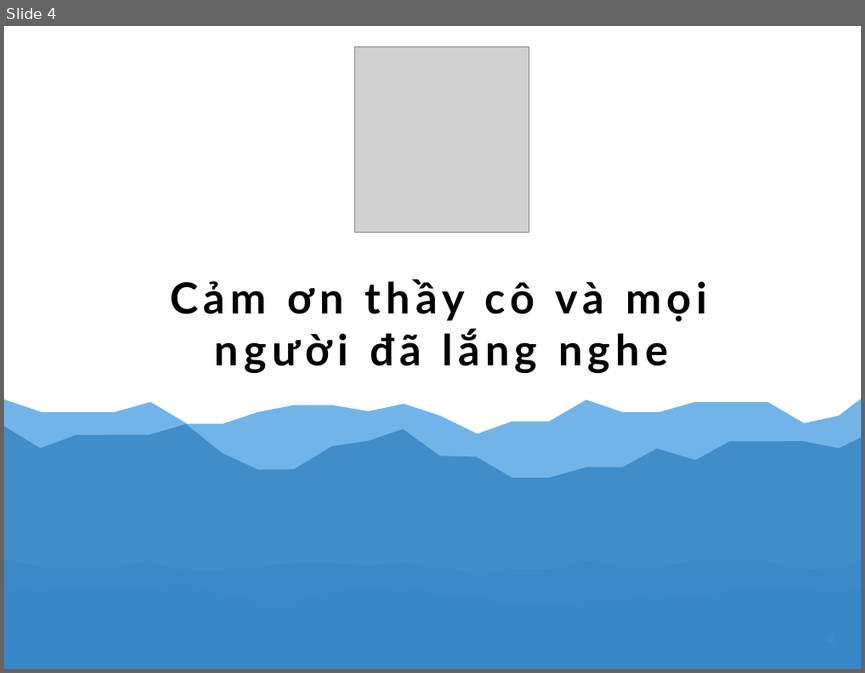
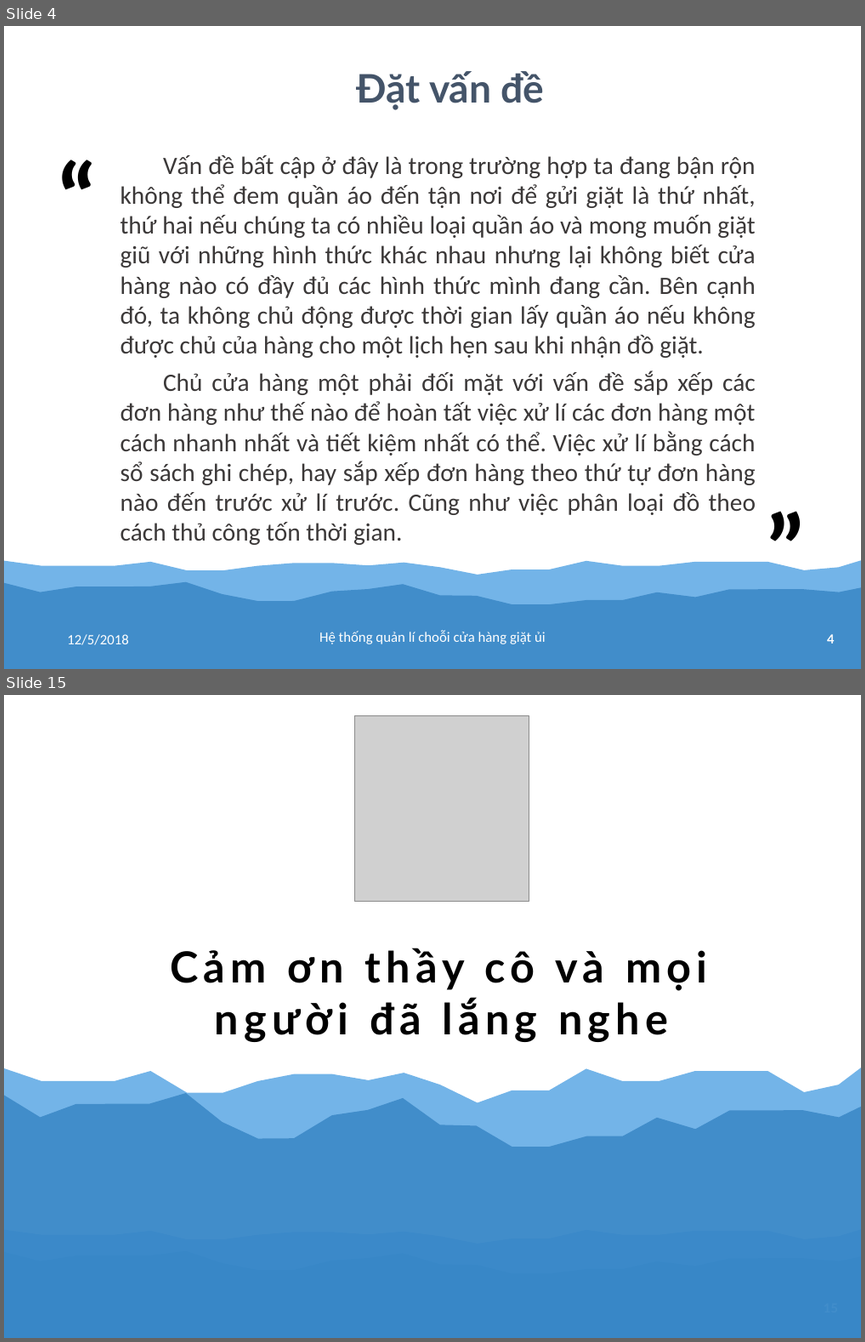
Before and after one commit to tranhoanghuan/Lu-n-v-n, a slide deck: baoCao/bao_cao.pptx. Shown one above the other, each under a label of ours: slide 4 before the commit, slides 4 and 15 after it; the slides between them are not shown. The pictures are 865x673 and 865x1342 pixels, drawn with LibreOffice and Linux fonts; fonts in the diff are those of the drawing; grey boxes stand for pictures. Boxes give left, top, right and bottom in pixels: in the first picture for what was removed or moved away, otherwise in the second. Text is boxed around its words. In the diff, an @@ line names an element or a change of style, - is before the commit and + after.

```diff
--- a/baoCao/bao_cao.pptx
+++ b/baoCao/bao_cao.pptx
@@ slide 4 added at <box>4,26,861,669</box>, background #FFFFFF; not listed: 2 template elements that a slide beside it also shows @@
@@ text added at <box>357,71,545,110</box>, 66 pt, text #445469, bold @@
+Đặt vấn đề
@@ text added at <box>52,132,105,256</box>, 166 pt, text #000000, bold @@
+“
@@ text added at <box>120,155,755,544</box>, 42 pt, text #3B3838 @@
+Vấn đề bất cập ở đây là trong trường hợp ta đang bận rộn không thể đem quần áo đến tận nơi để gửi giặt là thứ nhất, thứ hai nếu chúng ta có nhiều loại quần áo và mong muốn giặt giũ với những hình thức khác nhau nhưng lại không biết cửa hàng nào có đầy đủ các hình thức mình đang cần. Bên cạnh đó, ta không chủ động được thời gian lấy quần áo nếu không được chủ của hàng cho một lịch hẹn sau khi nhận đồ giặt.
+Chủ cửa hàng một phải đối mặt với vấn đề sắp xếp các đơn hàng như thế nào để hoàn tất việc xử lí các đơn hàng một cách nhanh nhất và tiết kiệm nhất có thể. Việc xử lí bằng cách sổ sách ghi chép, hay sắp xếp đơn hàng theo thứ tự đơn hàng nào đến trước xử lí trước. Cũng như việc phân loại đồ theo cách thủ công tốn thời gian.
@@ text added at <box>760,482,793,619</box>, 166 pt, text #000000, bold @@
+”
@@ text added at <box>67,634,129,645</box>, 24 pt, text #FFFFFF @@
+12/5/2018
@@ text added at <box>319,630,545,644</box>, 24 pt, text #FFFFFF @@
+Hệ thống quản lí choỗi cửa hàng giặt ủi
@@ page number added at <box>827,634,834,643</box>, 21 pt, text #FFFFFF, bold @@
+4
@@ what was slide 4 is now slide 15 @@
```
Also in this commit, not shown: 3 slides changed, 10 other slides added.
